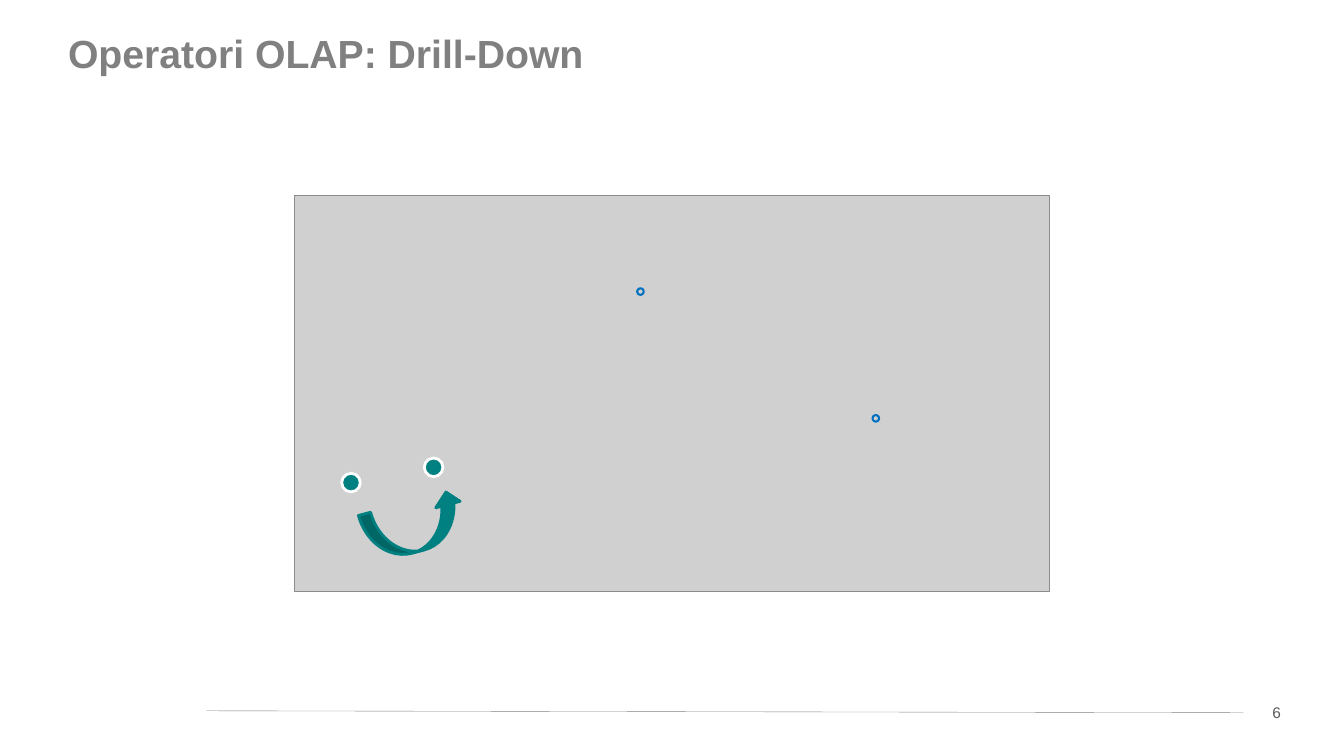
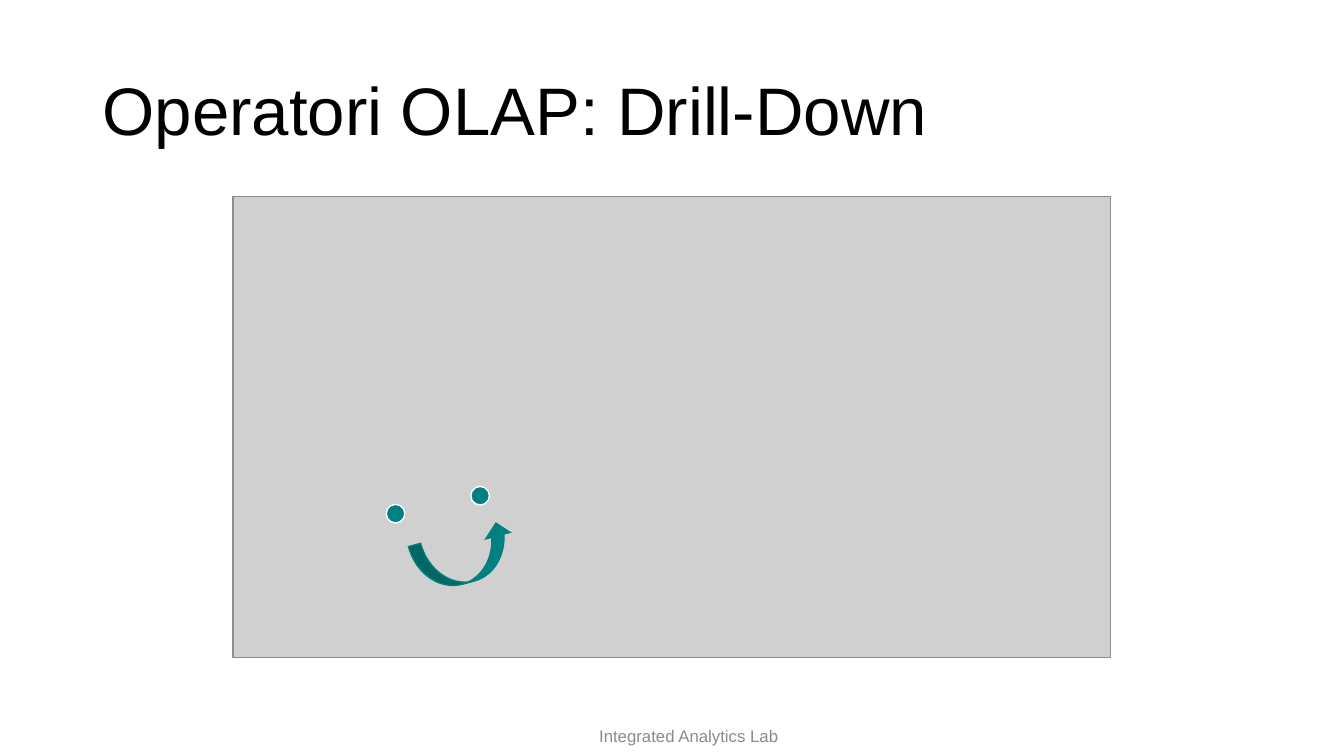
Before and after one commit to w4bo/teaching-handsondatapipelines, a slide deck: slide 5 of 04-OLAPandVisualization/slides.pptx (slide 6 before the commit). Drawn at 1344x756 pixels with LibreOffice and Linux fonts; fonts in the diff are those of the drawing; grey boxes stand for pictures; background and template pictures are left out. Boxes give left, top, right and bottom in pixels: in the first picture for what was removed or moved away, otherwise in the second. Text is boxed around its words. In the diff, an @@ line names an element or a change of style, - is before the commit and + after.

```diff
--- a/04-OLAPandVisualization/slides.pptx
+++ b/04-OLAPandVisualization/slides.pptx
@@ title "Operatori OLAP: Drill-Down": place and size @@
-title "Operatori OLAP: Drill-Down" at box(68, 39, 584, 76)
+title "Operatori OLAP: Drill-Down" at box(102, 86, 927, 147)
@@ title "Operatori OLAP: Drill-Down" at box(102, 86, 927, 147): size 28 to 48 pt, text colour #808080 to #000000, bold off; vertical alignment top to middle @@
@@ picture: place and size @@
-picture at box(294, 196, 1049, 592)
+picture at box(233, 197, 1111, 657)
@@ ellipse removed at box(637, 288, 643, 294) @@
@@ ellipse removed at box(873, 415, 879, 421) @@
@@ ellipse: place and size @@
-ellipse at box(342, 474, 360, 492)
+ellipse at box(386, 504, 404, 522)
@@ ellipse at box(386, 504, 404, 522): outline #FFFFFF 2 pt to #FFFFFF 1 pt @@
@@ ellipse: place and size @@
-ellipse at box(424, 458, 443, 476)
+ellipse at box(471, 487, 489, 505)
@@ ellipse at box(471, 487, 489, 505): outline #FFFFFF 2 pt to #FFFFFF 1 pt @@
@@ curved right arrow: place and size @@
-curved right arrow at box(359, 489, 472, 564)
+curved right arrow at box(409, 520, 521, 595)
@@ curved right arrow at box(409, 520, 521, 595): outline #008080 2 pt to #008080 1 pt @@
@@ line removed from (207, 711) to (1244, 713) @@
@@ page number removed at box(1272, 707, 1281, 718) @@
-6
@@ text added at box(599, 730, 778, 746), 12 pt, text #8C8C8C @@
+Integrated Analytics Lab
```
Also in this commit, not shown: 49 other slides changed, 1 slide added, 10 slides removed, 4 other files.
